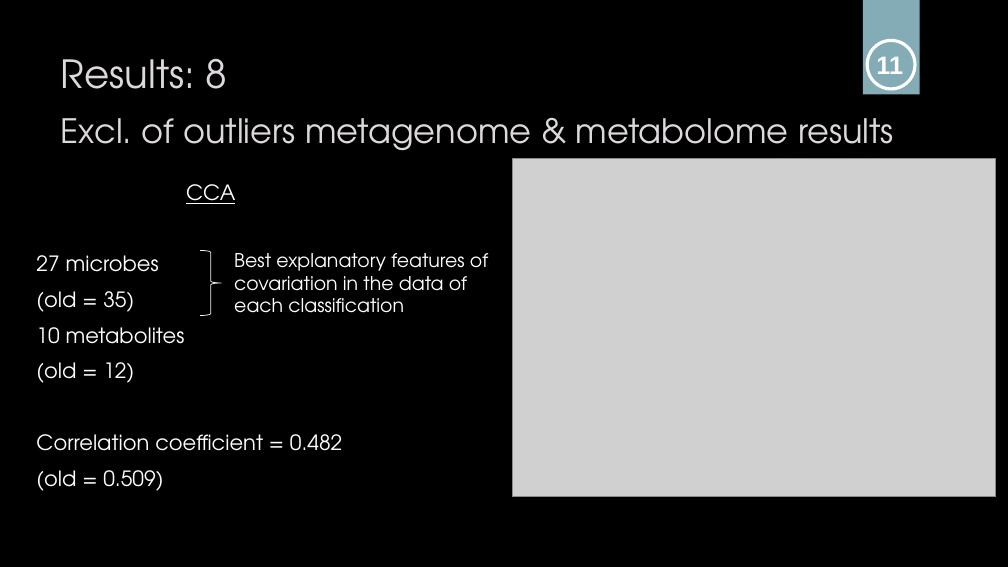
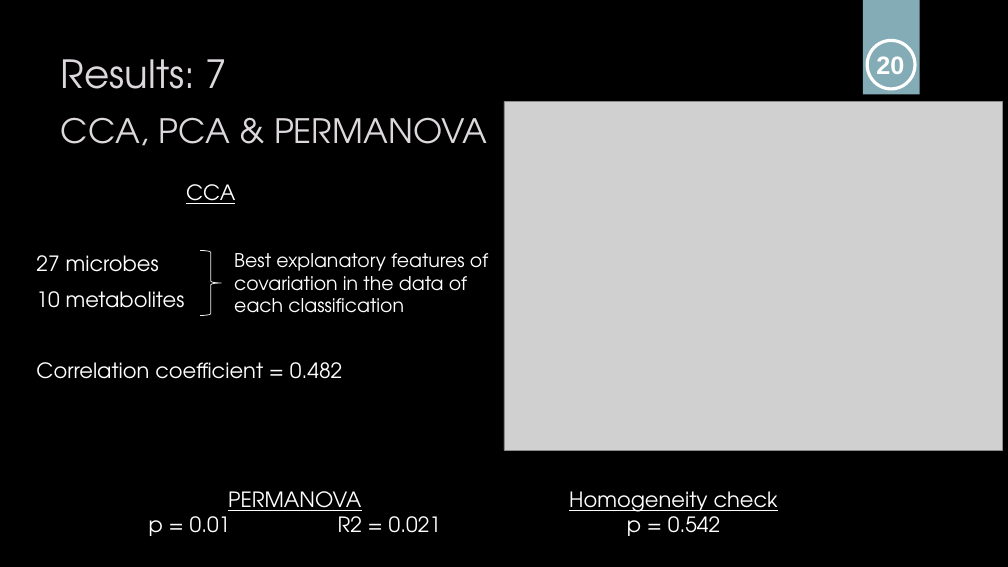
Before and after one commit to sabdeolive/Sabrina_BMS_Bachelor-Internship, a slide deck: slide 21 of Intermediate Presentation.pptx (slide 25 before the commit). Drawn at 1008x567 pixels with LibreOffice and Linux fonts; fonts in the diff are those of the drawing; grey boxes stand for pictures; background and template pictures are left out. Boxes give left, top, right and bottom in pixels: in the first picture for what was removed or moved away, otherwise in the second. Text is boxed around its words. In the diff, an @@ line names an element or a change of style, - is before the commit and + after.

```diff
--- a/Intermediate Presentation.pptx
+++ b/Intermediate Presentation.pptx
@@ title at [61,59,487,146]: text changed @@
-Results: 8
-Excl. of outliers metagenome & metabolome results
+Results: 7
+CCA, PCA & PERMANOVA
@@ text at [876,56,904,74]: text changed @@
-11
+20
@@ picture: place and size @@
-picture at [513,159,996,497]
+picture at [504,101,1003,450]
@@ ellipse removed at [712,138,944,371] @@
@@ text at [36,291,134,312]: paragraph removed @@
-(old = 35)
@@ text at [36,362,134,383]: paragraph removed @@
-(old = 12)
@@ text at [36,470,163,491]: paragraph removed @@
-(old = 0.509)
@@ text added at [149,491,778,536], 20 pt, text #FFFFFF, underline @@
+PERMANOVA
+p = 0.01 R2 = 0.021
+Homogeneity check
+p = 0.542
```
Also in this commit, not shown: 10 other slides changed, 11 slides added, 11 slides removed.
